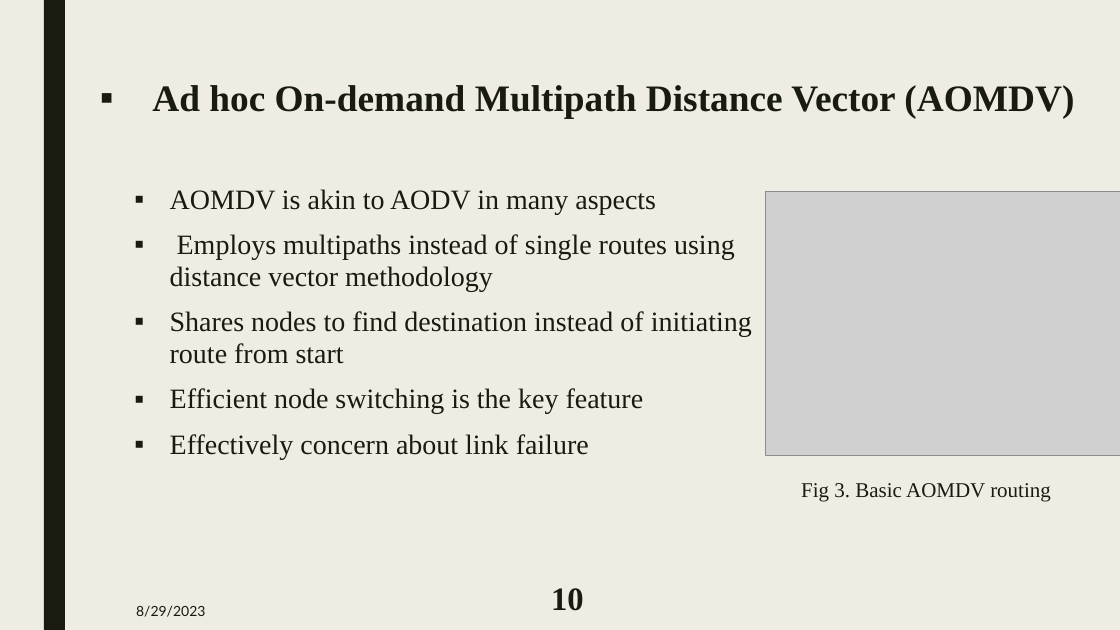
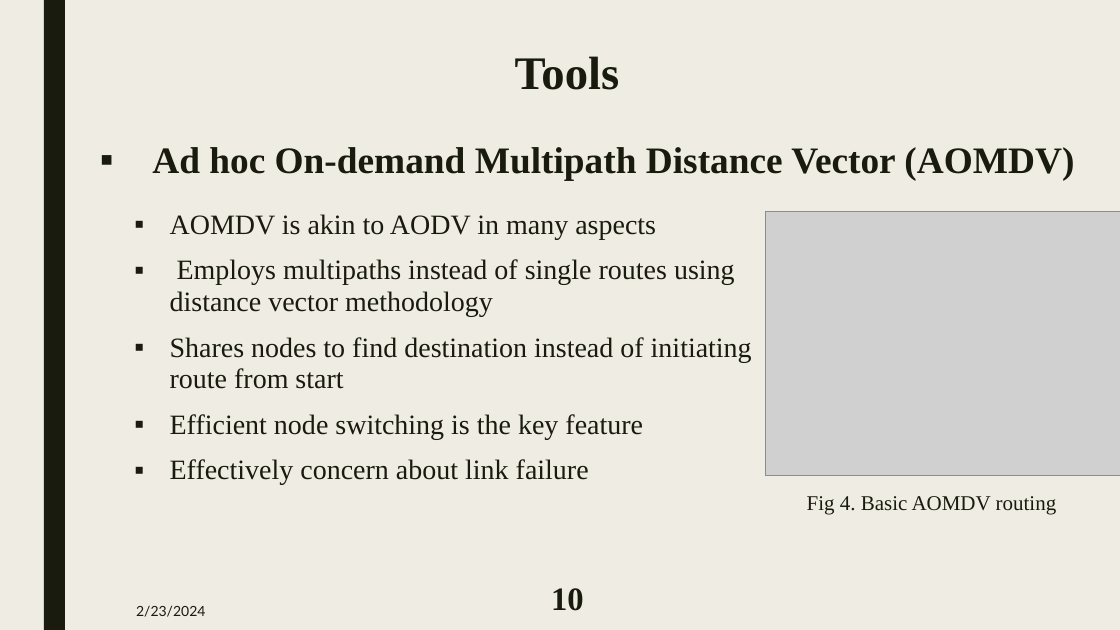
Before and after one commit to MAZHAR1807102/Thesis, a slide deck: slide 10 of 1807102-Predefence.pptx. Drawn at 1120x630 pixels with LibreOffice and Linux fonts; fonts in the diff are those of the drawing; grey boxes stand for pictures. Boxes give left, top, right and bottom in pixels: in the first picture for what was removed or moved away, otherwise in the second. Text is boxed around its words. In the diff, an @@ line names an element or a change of style, - is before the commit and + after.

```diff
--- a/1807102-Predefence.pptx
+++ b/1807102-Predefence.pptx
@@ text added at [515, 56, 620, 90], 40 pt, text #191B0E, bold @@
+Tools
@@ title "Ad hoc On-demand Multipath Distance ...": place and size @@
-title "Ad hoc On-demand Multipath Distance ..." at [152, 85, 1074, 118]
+title "Ad hoc On-demand Multipath Distance ..." at [152, 147, 1074, 180]
@@ text "AOMDV is akin to AODV ...": place and size @@
-text "AOMDV is akin to AODV ..." at [170, 189, 752, 460]
+text "AOMDV is akin to AODV ..." at [170, 214, 752, 485]
@@ picture: place and size @@
-picture at [765, 191, 1120, 455]
+picture at [765, 211, 1120, 476]
@@ text at [807, 496, 1057, 515]: text changed @@
-Fig 3. Basic AOMDV routing
+Fig 4. Basic AOMDV routing
@@ text at [136, 605, 205, 617]: text changed @@
-8/29/2023
+2/23/2024
```
Also in this commit, not shown: 22 other slides changed, 9 slides added, 25 other files.
